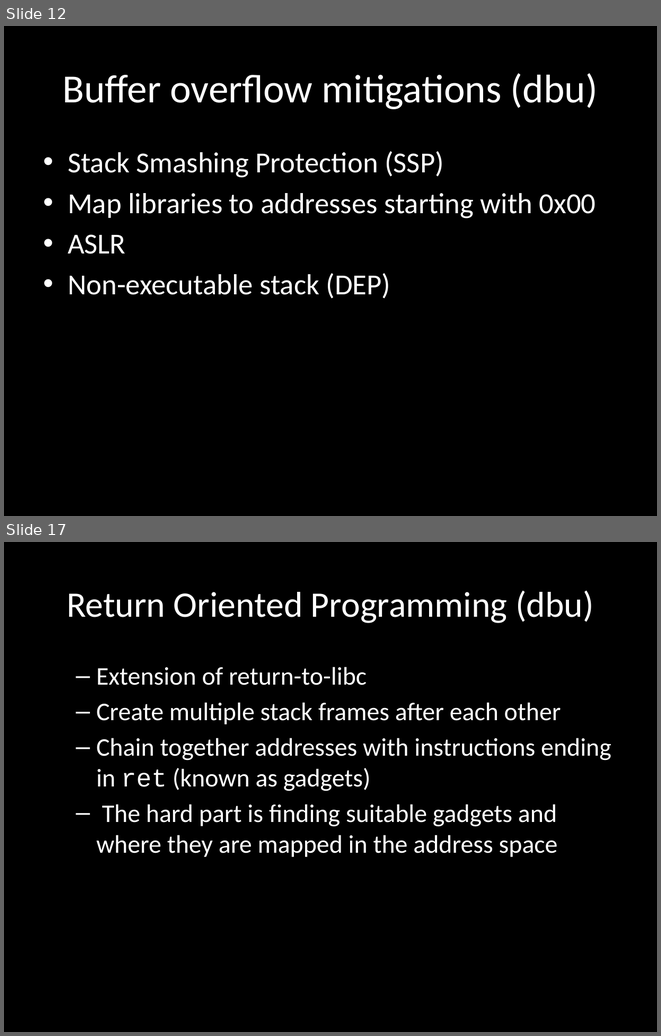
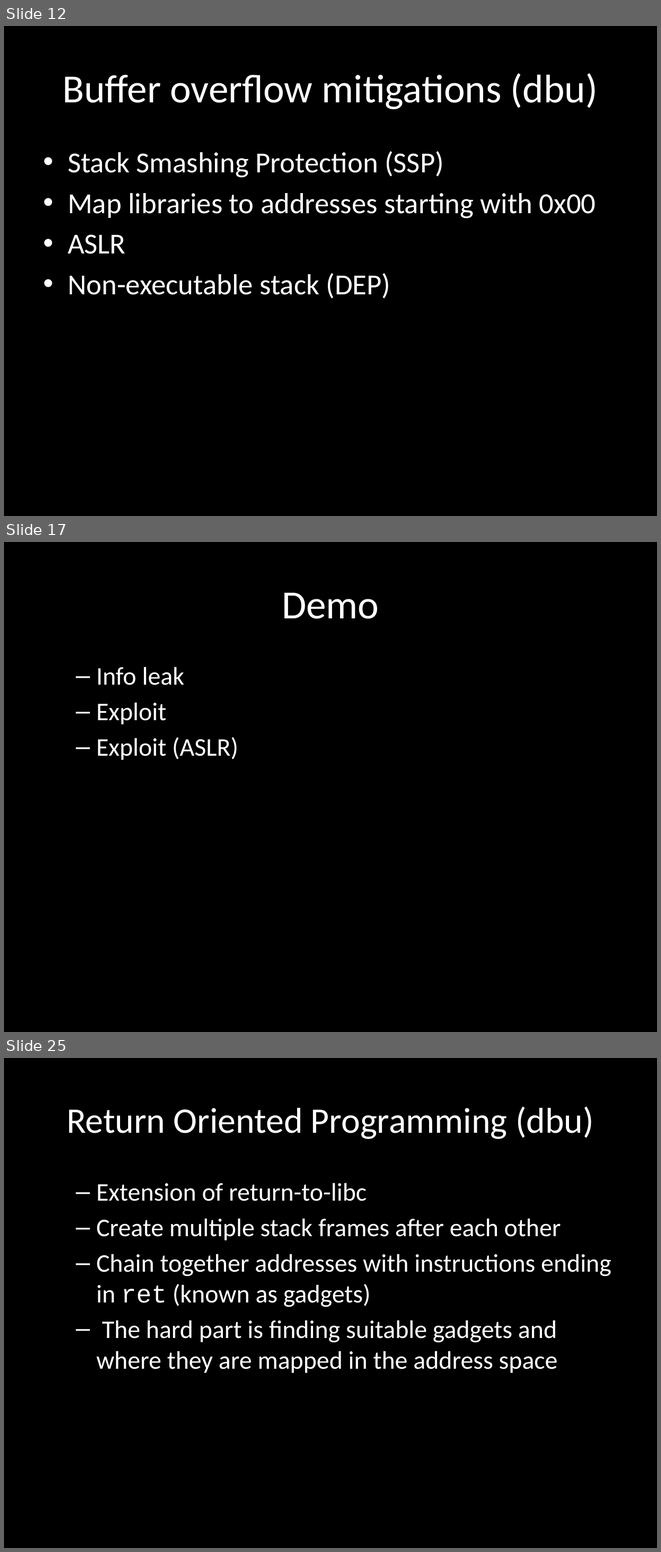
Before and after one commit to wuurrd/techzonepresentation, a slide deck: presentation.pptx. Shown one above the other, each under a label of ours: slides 12 and 17 before the commit, slides 12, 17 and 25 after it; the slides between them are not shown. The pictures are 661x1036 and 661x1552 pixels, drawn with LibreOffice and Linux fonts; fonts in the diff are those of the drawing. Boxes give left, top, right and bottom in pixels: in the first picture for what was removed or moved away, otherwise in the second. Text is boxed around its words. In the diff, an @@ line names an element or a change of style, - is before the commit and + after.

```diff
--- a/presentation.pptx
+++ b/presentation.pptx
@@ slide 17 added at (4, 542, 657, 1032), background #000000 @@
@@ title added at (282, 592, 379, 619), 44 pt, text #FFFFFF @@
+Demo
@@ text added at (96, 667, 238, 760), 28 pt, text #FFFFFF @@
+  – Info leak
+  – Exploit
+  – Exploit (ASLR)
@@ what was slide 17 is now slide 25 @@
```
Also in this commit, not shown: 2 slides changed, 12 other slides added, 5 slides removed.
